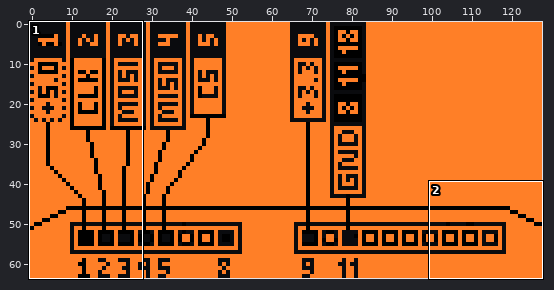
Two states of a sprite sheet, flip_tdi/.catalog/screenshots/3.png. The picture above shows the old version from afar; the outline marks the close-up.
Close-up. First the earlier version:
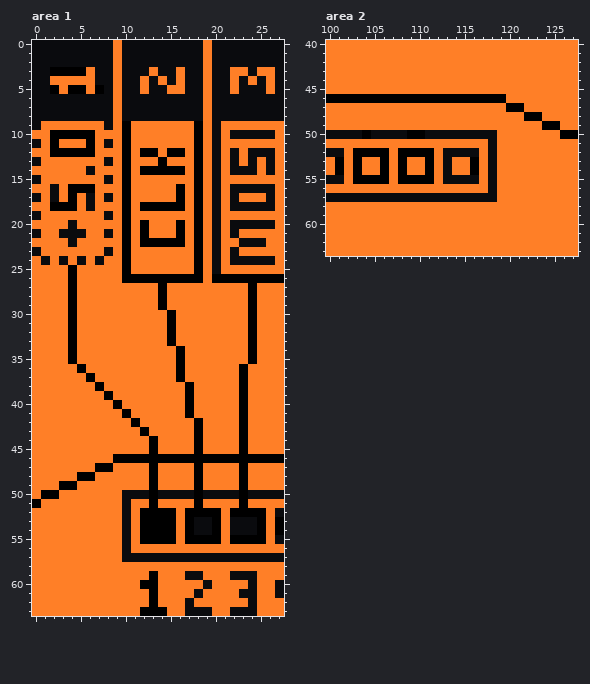
The file is 128x64 pixels. Shown: area 1: x 0..27, y 0..63; area 2: x 100..127, y 40..63.
After:
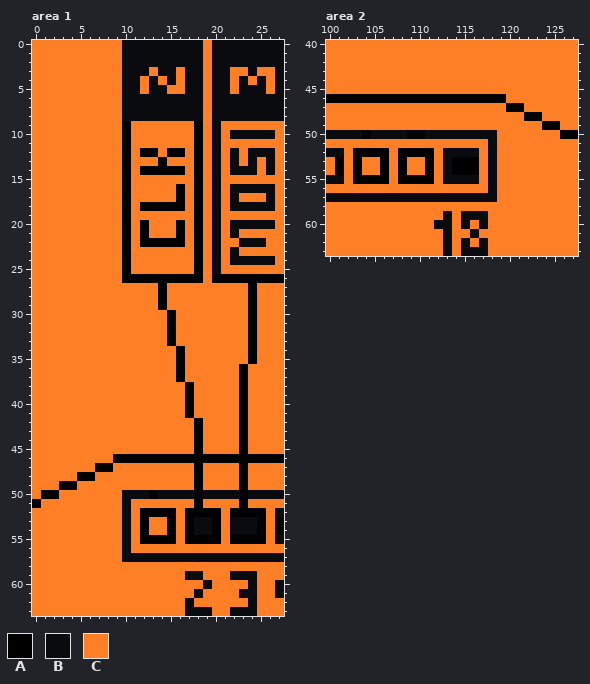
Palette (. is transparent): A #000000  B #0a0b0e  C #ff7f27
The edit:
Area 1:
y 0..2: x 0..8 BBBBBBBBB -> CCCCCCCCC
y 3: x 0..5 BBAAAA -> CCCCCC; x 7..8 BB -> CC
y 4: x 0..1 BB -> CC; x 7..8 BB -> CC
y 5: x 0..2 BBA -> CCC; x 4..5 AA -> CC; x 7..8 AB -> CC
y 6..8: x 0..8 BBBBBBBBB -> CCCCCCCCC
y 9: x 0 B -> C; x 8 B -> C
y 10: x 2..6 AAAAA -> CCCCC
y 11: x 0 B -> C; x 2 A -> C; x 6 A -> C; x 8 B -> C
y 12: x 2..6 AAAAA -> CCCCC
y 13: x 0 B -> C; x 8 B -> C
y 14: x 6 B -> C
y 15: x 0 B -> C; x 8 B -> C
y 16: x 2 B -> C; x 4..6 AAA -> CCC
y 17: x 0 B -> C; x 2 B -> C; x 4 A -> C; x 6 B -> C; x 8 B -> C
y 18: x 2..4 AAA -> CCC; x 6 B -> C
y 19: x 0 B -> C; x 8 B -> C
y 20: x 4 B -> C
y 21: x 0 B -> C; x 3..5 BBB -> CCC; x 8 B -> C
y 22: x 4 B -> C
y 23: x 0 B -> C; x 8 B -> C
y 24: x 1 B -> C; x 3 B -> C; x 5 B -> C; x 7 B -> C
y 25..35: x 4 A -> C
y 36: x 5 A -> C
y 37: x 6 A -> C
y 38: x 7 A -> C
y 39: x 8 A -> C
y 40: x 9 A -> C
y 41: x 10 A -> C
y 42: x 11 A -> C
y 43: x 12 A -> C
y 44..45: x 13 A -> C
y 47..49: x 13 A -> C
y 51: x 13 A -> C
y 53..54: x 13..14 AA -> CC
y 59: x 13 A -> C
y 60: x 12..13 AA -> CC
y 61..62: x 13 A -> C
y 63: x 12..14 AAA -> CCC
Area 2:
y 53..54: x 114..115 CC -> AA
y 59: x 113 C -> B; x 115..117 CCC -> BBB
y 60: x 112..113 CC -> BB; x 115 C -> B; x 117 C -> B
y 61: x 113 C -> B; x 116 C -> B
y 62: x 113 C -> B; x 115 C -> B; x 117 C -> B
y 63: x 113 C -> B; x 115..117 CCC -> BBB
Boxes around the changes in both close-ups, in picture pixels (x1, y1, x2, y2):
changed: (32, 40, 167, 616)
changed: (452, 157, 470, 175)
changed: (434, 211, 488, 256)
